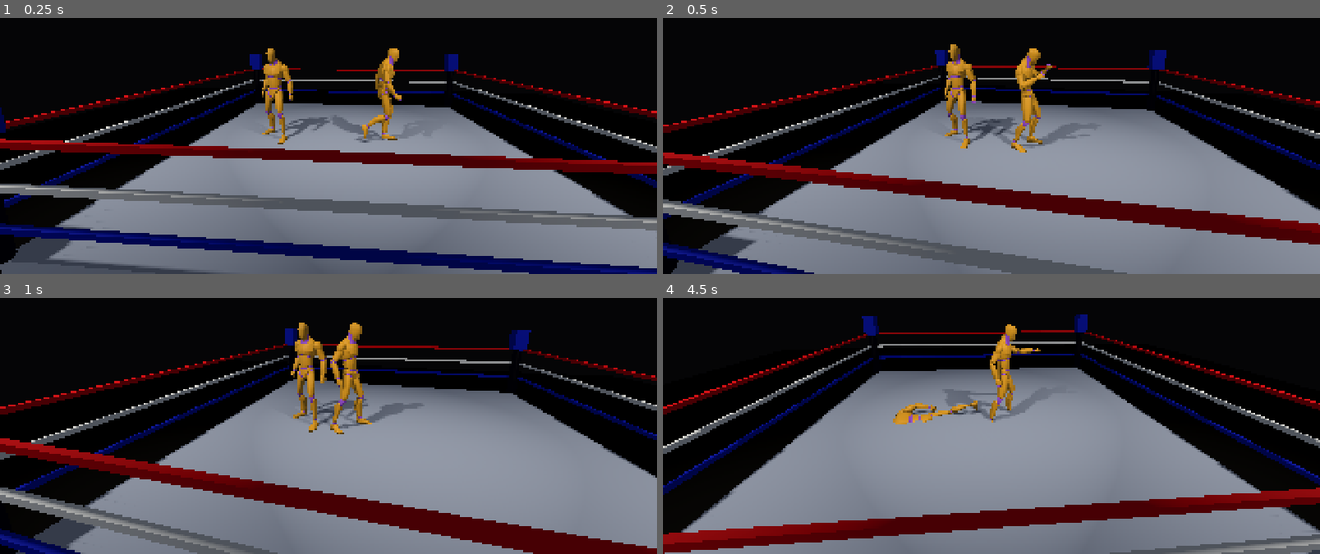
Above: before the commit, frames 1-4 (two rows, left to right).
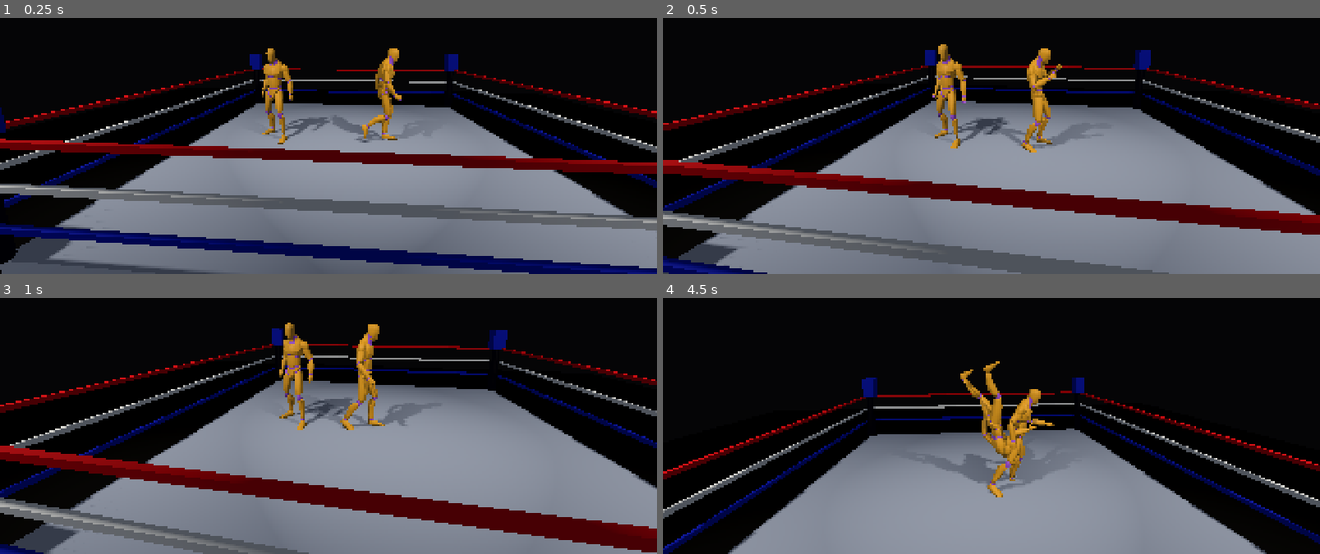
Above: after the commit, the same moments.

Repository: denhamd2/aegis
Game: Godot game, scene res://scenes/match.tscn
The game is run twice, just before and just after one commit, with the same random seed, the same clock (stepped at 60 frames per second) and the same inputs.
Inputs:
- Up to frame 1 (0.25 s): no input
- Up to frame 2 (0.5 s): no input
- Up to frame 3 (1 s): hold D (move_right) from 0.53 s (still down); tap K (grapple) at 0.6 s; tap L (reversal) at 0.8 s
- Up to frame 4 (4.5 s): release D (move_right) at 1.28 s; hold S (move_down) 1.28-2.03 s; tap L (reversal) at 1.35, 2.3, 2.85, 3.8 s; tap K (grapple) at 1.55, 2.1, 3.05 s; hold D (move_right) 2.03-2.78 s; hold W (move_up) 2.78-3.53 s; hold A (move_left) from 3.53 s (still down); tap J (strike) at 3.6 s; tap Space (submission_hold) at 4.35 s

Frame 1 is identical in both runs. In frame 2, 20% of the frame differs, in the area x 0-100%, y 10-100%; in frame 3, 22%; in frame 4, 44%, in the area x 0-100%, y 6-100%.

Commit message:
Add a paired reversal-counter animation and fix a physics-capsule bug it exposed
Reversal previously snapped the countered attacker straight to
HIT_REACT with no distinct visual. Adds reversal_counter, a 5th paired
move, and routes MatchReferee._apply_reversal() through the reverser's
own GrappleRig (reverser as attacker/lifter role, countered wrestler
as defender/thrown role) instead of resolving immediately -- the same
async shape normal grapple moves already use, finalizing HIT_REACT and
momentum only once the animation's grapple_finished signal fires.

Live AI-vs-AI testing caught a real bug: the countered wrestler could
drift ~0.74m downward in Y after the animation, with velocity reading
zero on every tick of the drift. Traced to the clip's final rotation
leaving the wrestler tipped ~90 degrees -- since paired clips retarget
directly onto the CharacterBody3D root, that rotation carries the
collision capsule along with it, partly submerging it in the floor
once physics resumes, and Jolt's de-penetration response drags the
body down hunting for a new resting position. Fixed by having the
final keyframes recover toward upright rather than staying tipped
over, the same peak-then-recover shape power_bodyslam already used
safely. Also found and fixed a related but ultimately unrelated latent
issue while chasing this: _start_move() never reset velocity on entry,
letting stale velocity from an earlier state get silently consumed by
move_and_slide() in states that don't manage it themselves.

Verified: 50/50 unit tests (new async-path coverage), direct-invocation
OpenGL captures in both reverser directions showing clean posing, and
a live AI-vs-AI probe across 5 seeds with reversals landing and all
matches resolving cleanly after both fixes.

Co-Authored-By: Claude Sonnet 5 <noreply@anthropic.com>
Claude-Session: https://claude.ai/code/session_014FrePquMKRRVTcBmQuSTE6

Diff:
--- a/game/core/match/match_referee.gd
+++ b/game/core/match/match_referee.gd
@@ -22,6 +22,7 @@
 @export var wrestler_a_path: NodePath
 @export var wrestler_b_path: NodePath
 @export var match_seed: int = 0
+@export var reversal_counter_move: MoveDef
 
 var wrestler_a: WrestlerController
 var wrestler_b: WrestlerController
@@ -37,6 +38,14 @@
 var _tie_up_ticks: int = 0
 var _tie_up_minigame: TieUpMinigame
 var _match_over: bool = false
+## True while a reversal's paired counter animation is playing -- guards
+## _check_for_reversal() from re-triggering on a later tick against the
+## same attacker, who's still sitting in STRIKE/RUNNING_ATTACK (not yet
+## moved to HIT_REACT) for the animation's duration. Without this, a stale
+## _wants_reversal_this_tick surviving the reverser's own suspended
+## _physics_process() would hit GrappleRig.begin()'s "not _active" assert
+## on the very next tick.
+var _reversing: bool = false
 
 func _ready() -> void:
 	wrestler_a = get_node(wrestler_a_path)
@@ -115,6 +124,8 @@
 ## for a reversal to observe. strike_jab.tres already has a real
 ## reversal_window_start/end (6-9) waiting on exactly this consumer, though.
 func _check_for_reversal() -> void:
+	if _reversing:
+		return
 	for pair in [[wrestler_a, wrestler_b], [wrestler_b, wrestler_a]]:
 		var reverser: WrestlerController = pair[0]
 		var attacker: WrestlerController = pair[1]
@@ -135,7 +146,29 @@
 ## system: the reverser doesn't deal the move's damage back, just avoids it
 ## and gets the momentum, matching how much of a mechanic gauntlet/refs'
 ## still-pending reversal-window research actually justifies right now.
+##
+## Plays a real paired counter animation (reversal_counter.tres) via the
+## reverser's own GrappleRig reference -- reused exactly like a normal
+## grapple move, with the reverser in the "attacker" role (the one whose
+## motion track drives the counter) and the original attacker in the
+## "defender" role (the one getting countered). Finalizing HIT_REACT/
+## momentum waits for the animation to actually finish (grapple_finished)
+## rather than happening immediately, the same async shape
+## _process_grapple_hold()/_on_grapple_finished() already use for normal
+## grapple moves.
 func _apply_reversal(reverser: WrestlerController, attacker: WrestlerController) -> void:
+	_reversing = true
+	var grapple_rig := reverser.grapple_rig
+	if grapple_rig and reversal_counter_move:
+		grapple_rig.grapple_finished.connect(_on_reversal_finished.bind(reverser, attacker), CONNECT_ONE_SHOT)
+		grapple_rig.begin(reverser, attacker, reversal_counter_move)
+	else:
+		_finish_reversal(reverser, attacker)
+
+func _on_reversal_finished(_attacker: Node3D, _defender: Node3D, reverser: WrestlerController, attacker: WrestlerController) -> void:
+	_finish_reversal(reverser, attacker)
+
+func _finish_reversal(reverser: WrestlerController, attacker: WrestlerController) -> void:
 	var reversed_move := attacker._active_move
 	# _start_move() below immediately overwrites _active_move with the
 	# HIT_REACT timed stub anyway (same as _go_down()/_resolve_pending_hits()
@@ -145,6 +178,7 @@
 	# again.
 	attacker._start_move(WrestlerFSM.State.HIT_REACT, attacker._timed_stub(WrestlerController.HIT_REACT_TICKS))
 	reverser.combat.apply_momentum(reversed_move)
+	_reversing = false
 
 ## Kept as one function rather than two independent scans so a given
 ## attacker/defender pair can't match both a pin and a submission check the
--- a/game/core/match/wrestler_controller.gd
+++ b/game/core/match/wrestler_controller.gd
@@ -435,6 +435,18 @@
 	_active_move = move
 	_move_ticks_remaining = move.total_frames()
 	_active_move_hit_applied = false
+	# None of _start_move()'s states (STRIKE/MOVE_EXEC/RUNNING_ATTACK/
+	# HIT_REACT) manage velocity themselves once entered -- _process_
+	# active_move()/_process_timed_state() never touch it, so whatever was
+	# left over from before (e.g. the irish-whip return autopilot's RUN_SPEED
+	# steering, or a rope bounce's velocity.bounce(normal), which can carry a
+	# small off-axis Y component if the collision wasn't a clean face hit)
+	# just sits there and gets silently consumed by move_and_slide() on
+	# every subsequent tick. Confirmed live: a wrestler reversed straight out
+	# of a post-whip RUNNING_ATTACK drifted ~0.74m in Y over its 20-tick
+	# HIT_REACT window with no other cause -- stale velocity, not gravity
+	# (there isn't any) or the reversal animation (which ends at y=0.0).
+	velocity = Vector3.ZERO
 	fsm.transition_to(state)
 
 ## States a wrestler cannot be struck out of by an opposing strike/grapple —
--- a/game/resources/animations/paired_moves.tres
+++ b/game/resources/animations/paired_moves.tres
@@ -90,6 +90,36 @@
 tracks/3/loop_wrap = true
 tracks/3/keys = PackedFloat32Array(0, 1, 0, -0.70710677, 0, 0.70710677, 0.15, 1, -0.1227878, -0.6963642, -0.1227878, 0. …(409 unchanged characters)…
 
+[sub_resource type="Animation" id="Animation_pd0cl"]
+tracks/0/type = "position_3d"
+tracks/0/imported = false
+tracks/0/enabled = true
+tracks/0/path = NodePath("../WrestlerA")
+tracks/0/interp = 2
+tracks/0/loop_wrap = true
+tracks/0/keys = PackedFloat32Array(0, 1, 0.4, 0, 0, 0.2, 1, 0.37, 0, 0, 0.4, 1, 0.33, 0.02, 0, 0.6, 1, 0.35, 0, 0, 0.8, 1, 0.38, 0, 0, 1, 1, 0.4, 0, 0)
+tracks/1/type = "rotation_3d"
+tracks/1/imported = false
+tracks/1/enabled = true
+tracks/1/path = NodePath("../WrestlerA")
+tracks/1/interp = 2
+tracks/1/loop_wrap = true
+tracks/1/keys = PackedFloat32Array(0, 1, 0, 0.70710677, 0, 0.70710677, 0.2, 1, -0.030843563, 0.7064338, -0.030843563, 0.7064338, 0.4, 1, -0.061628412, 0.70441604, -0.061628412, 0.70441604, 0.6, 1, -0.037007112, 0.70613766, -0.037007112, 0.70613766, 0.8, 1, -0.012340714, 0.70699906, -0.012340714, 0.70699906, 1, 1, 0, 0.70710677, 0, 0.70710677)
+tracks/2/type = "position_3d"
+tracks/2/imported = false
+tracks/2/enabled = true
+tracks/2/path = NodePath("../WrestlerB")
+tracks/2/interp = 2
+tracks/2/loop_wrap = true
+tracks/2/keys = PackedFloat32Array(0, 1, -0.4, 0, 0, 0.15, 1, -0.55, 0.05, 0, 0.35, 1, -0.75, 0.15, 0, 0.55, 1, -0.85, 0.05, 0, 0.75, 1, -0.9, 0, 0, 1, 1, -0.85, 0.05, 0)
+tracks/3/type = "rotation_3d"
+tracks/3/imported = false
+tracks/3/enabled = true
+tracks/3/path = NodePath("../WrestlerB")
+tracks/3/interp = 2
+tracks/3/loop_wrap = true
+tracks/3/keys = PackedFloat32Array(0, 1, 0, -0.70710677, 0, 0.70710677, 0.15, 1, -0.09229596, -0.7010574, -0.09229596, 0.7010574, 0.35, 1, -0.27059805, -0.65328145, -0.27059805, 0.65328145, 0.55, 1, -0.43045932, -0.5609855, -0.43045932, 0.5609855, 0.75, 1, -0.35355338, -0.6123724, -0.35355338, 0.6123724, 1, 1, -0.1830127, -0.68301266, -0.1830127, 0.68301266)
+
 [sub_resource type="Animation" id="Animation_086g0"]
 tracks/0/type = "position_3d"
 tracks/0/imported = false
@@ -125,5 +155,6 @@
 &"finisher_piledriver": SubResource("Animation_7b2p4"),
 &"grapple_suplex": SubResource("Animation_hfdie"),
 &"power_bodyslam": SubResource("Animation_u2ccy"),
+&"reversal_counter": SubResource("Animation_pd0cl"),
 &"signature_backbreaker": SubResource("Animation_086g0")
 }
--- /dev/null
+++ b/game/resources/moves/reversal_counter.tres
@@ -0,0 +1,21 @@
+[gd_resource type="Resource" script_class="MoveDef" load_steps=2 format=3]
+
+[ext_resource type="Script" path="res://resources/move_def.gd" id="1"]
+
+[resource]
+script = ExtResource("1")
+animation_pair_id = &"reversal_counter"
+startup_frames = 10
+active_frames = 4
+recovery_frames = 16
+reversal_window_start = 0
+reversal_window_end = 0
+damage_head = 0.0
+damage_torso = 0.0
+damage_arms = 0.0
+damage_legs = 0.0
+momentum_cost = 0.0
+momentum_gain = 0.0
+weight_class_min = 0
+weight_class_max = 2
+required_opponent_state = -1
--- a/game/scenes/match.tscn
+++ b/game/scenes/match.tscn
@@ -13,6 +13,7 @@
 [ext_resource type="Resource" path="res://resources/moves/finisher_piledriver.tres" id="11"]
 [ext_resource type="Resource" path="res://resources/moves/power_bodyslam.tres" id="12"]
 [ext_resource type="Resource" path="res://resources/moves/running_attack_clothesline.tres" id="13"]
+[ext_resource type="Resource" path="res://resources/moves/reversal_counter.tres" id="14"]
 
 [sub_resource type="Environment" id="Environment_arena"]
 background_mode = 1
@@ -111,3 +112,4 @@
 script = ExtResource("5")
 wrestler_a_path = NodePath("../WrestlerA")
 wrestler_b_path = NodePath("../WrestlerB")
+reversal_counter_move = ExtResource("14")
--- a/game/tests/test_match_referee_reversal.gd
+++ b/game/tests/test_match_referee_reversal.gd
@@ -101,3 +101,38 @@
 	referee._check_for_reversal()
 
 	assert_int(attacker.fsm.current_state).is_equal(WrestlerFSM.State.RUNNING_ATTACK)
+
+## When the reverser has a real GrappleRig, _apply_reversal() plays a paired
+## counter animation asynchronously (see its own doc comment) instead of
+## resolving immediately -- the other tests above all exercise the
+## no-grapple_rig fallback (bare WrestlerController.new() never gets one),
+## so this covers the async path directly. A bare, unparented GrappleRig
+## has no animation_player, so begin() takes its grey-box timer fallback
+## (see grapple_rig.gd) rather than needing a real AnimationPlayer/library
+## in this unit test.
+func test_reverses_via_paired_animation_when_grapple_rig_present() -> void:
+	var setup := _make_referee_with_pair()
+	var referee: MatchReferee = setup[0]
+	var reverser: WrestlerController = setup[1]
+	var attacker: WrestlerController = setup[2]
+	reverser.grapple_rig = auto_free(GrappleRig.new())
+	var counter_move := MoveDef.new()
+	counter_move.startup_frames = 1
+	counter_move.active_frames = 0
+	counter_move.recovery_frames = 0
+	referee.reversal_counter_move = counter_move
+	var move := _make_move()
+	_put_in_running_attack(attacker, move, 9)
+	reverser._wants_reversal_this_tick = true
+
+	referee._check_for_reversal()
+
+	# Not resolved yet -- still mid-animation.
+	assert_bool(referee._reversing).is_true()
+	assert_int(attacker.fsm.current_state).is_equal(WrestlerFSM.State.RUNNING_ATTACK)
+
+	await reverser.grapple_rig.grapple_finished
+
+	assert_bool(referee._reversing).is_false()
+	assert_int(attacker.fsm.current_state).is_equal(WrestlerFSM.State.HIT_REACT)
+	assert_float(reverser.combat.momentum).is_equal(10.0)
Not shown: 1 places in game/scenes/match.tscn that only renumber resources
Not shown, changed: README.md
